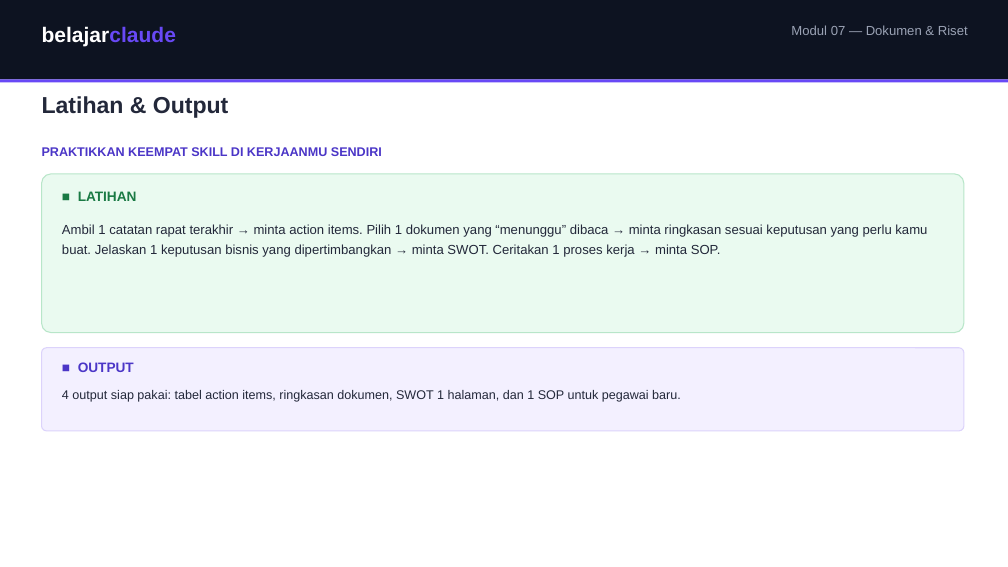
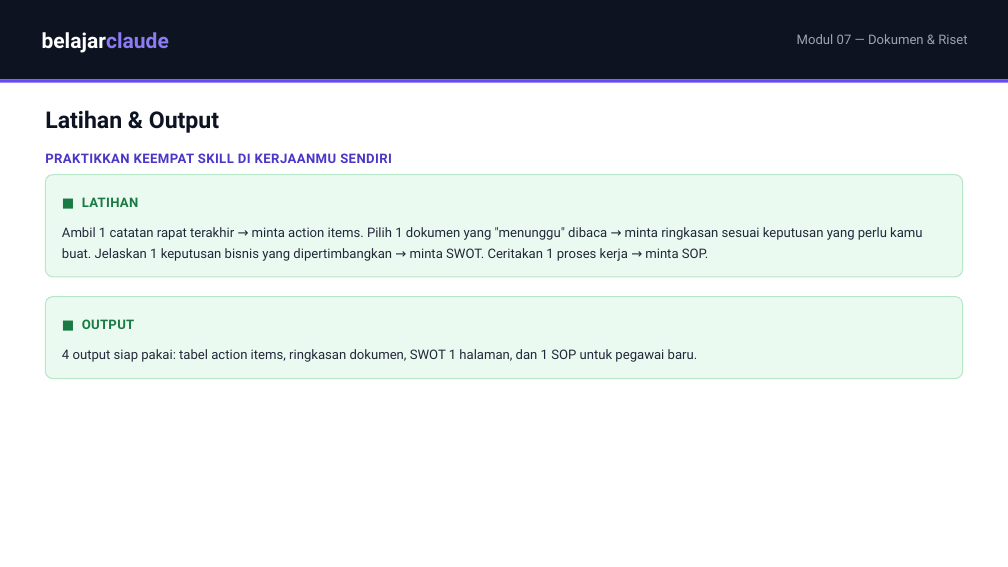
Before and after one commit to juliautomo/belajar-claude, a slide deck: slide 6 of K2-Produktivitas/M07-Dokumen-Riset/K2-M07-Dokumen-Riset.pptx. Drawn at 1008x567 pixels with LibreOffice and Linux fonts; fonts in the diff are those of the drawing. Boxes give left, top, right and bottom in pixels: in the first picture for what was removed or moved away, otherwise in the second. Text is boxed around its words. In the diff, an @@ line names an element or a change of style, - is before the commit and + after.

```diff
--- a/K2-Produktivitas/M07-Dokumen-Riset/K2-M07-Dokumen-Riset.pptx
+++ b/K2-Produktivitas/M07-Dokumen-Riset/K2-M07-Dokumen-Riset.pptx
@@ text "belajarclaude" at [42,32,169,53]: font Arial to Roboto; text colour #6849F6 to #8B7CF6 in "belajarclaude"; vertical alignment top to middle @@
@@ text "Modul 07 — Dokumen & ...": place and size @@
-text "Modul 07 — Dokumen & ..." at [791,25,968,35]
+text "Modul 07 — Dokumen & ..." at [797,34,967,44]
@@ text "Modul 07 — Dokumen & ..." at [797,34,967,44]: font Arial to Roboto; vertical alignment top to middle @@
@@ text "Latihan & Output": place and size @@
-text "Latihan & Output" at [42,96,229,118]
+text "Latihan & Output" at [45,110,219,133]
@@ text "Latihan & Output" at [45,110,219,133]: font Arial to Roboto, text colour #23283A to #0D1321; vertical alignment top to middle @@
@@ text "PRAKTIKKAN KEEMPAT SKILL DI KERJAANMU ..." at [45,153,392,163]: size 12 to 12.5 pt, font Arial to Roboto, letter spacing 0 to 0.4 pt; vertical alignment top to middle @@
@@ rounded rectangle: place and size @@
-rounded rectangle at [42,174,964,333]
+rounded rectangle at [45,175,963,277]
@@ rounded rectangle at [45,175,963,277]: proportions changed @@
@@ text "■ LATIHAN" at [82,197,139,207]: size 13 to 12.5 pt, font Arial to Roboto, letter spacing 0 to 0.3 pt; vertical alignment top to middle @@
@@ text at [62,227,922,261]: text changed; font Arial to Roboto @@
-Ambil 1 catatan rapat terakhir → minta action items. Pilih 1 dokumen yang “menunggu” dibaca → minta ringkasan sesuai keputusan yang perlu kamu buat. Jelaskan 1 keputusan bisnis yang dipertimbangkan → minta SWOT. Ceritakan 1 proses kerja → minta SOP.
+Ambil 1 catatan rapat terakhir → minta action items. Pilih 1 dokumen yang "menunggu" dibaca → minta ringkasan sesuai keputusan yang perlu kamu buat. Jelaskan 1 keputusan bisnis yang dipertimbangkan → minta SWOT. Ceritakan 1 proses kerja → minta SOP.
@@ rounded rectangle: place and size @@
-rounded rectangle at [42,348,964,431]
+rounded rectangle at [45,296,963,379]
@@ rounded rectangle at [45,296,963,379]: fill #F3F0FF to #EAFAF0; outline #DCD3FB 1 pt to #B8E6C9 1 pt; proportions changed @@
@@ text "■ OUTPUT": place and size @@
-text "■ OUTPUT" at [78,362,134,372]
+text "■ OUTPUT" at [82,319,135,329]
@@ text "■ OUTPUT" at [82,319,135,329]: size 13 to 12.5 pt, font Arial to Roboto, text colour #4B36C7 to #1A7A44, letter spacing 0 to 0.3 pt; vertical alignment top to middle @@
@@ text "4 output siap pakai: tabel ...": place and size @@
-text "4 output siap pakai: tabel ..." at [62,390,681,402]
+text "4 output siap pakai: tabel ..." at [62,349,698,362]
@@ text "4 output siap pakai: tabel ..." at [62,349,698,362]: size 12 to 12.5 pt, font Arial to Roboto; line spacing 1.2 to 1.3 @@
```
Also in this commit, not shown: 5 other slides changed, 8 other files.
